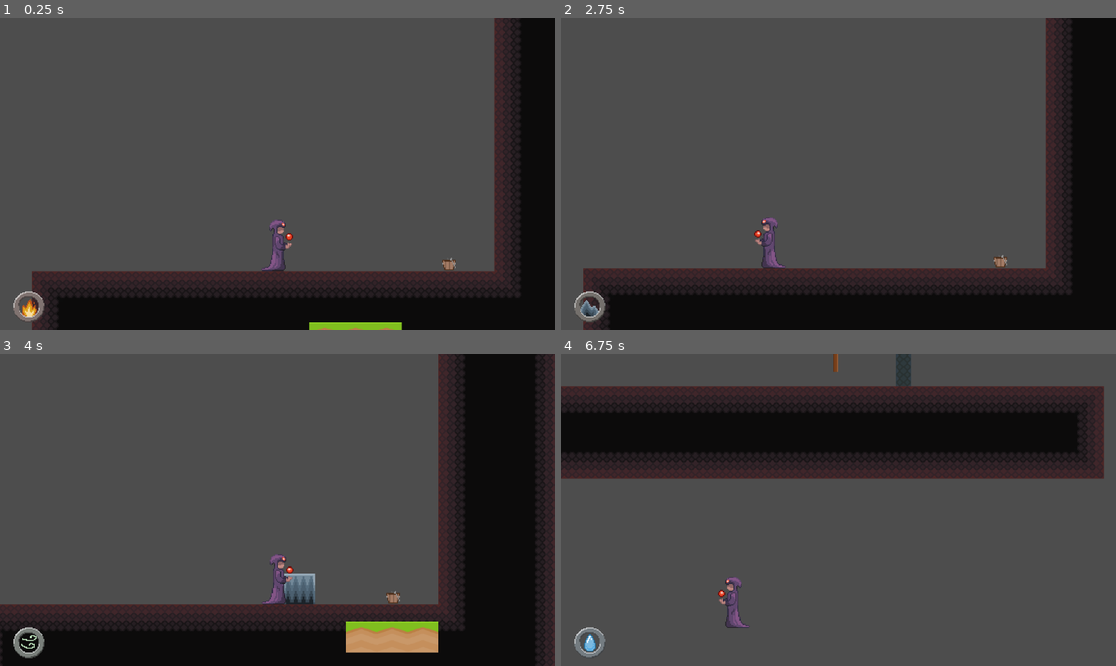
Above: before the commit, frames 1-4 (two rows, left to right).
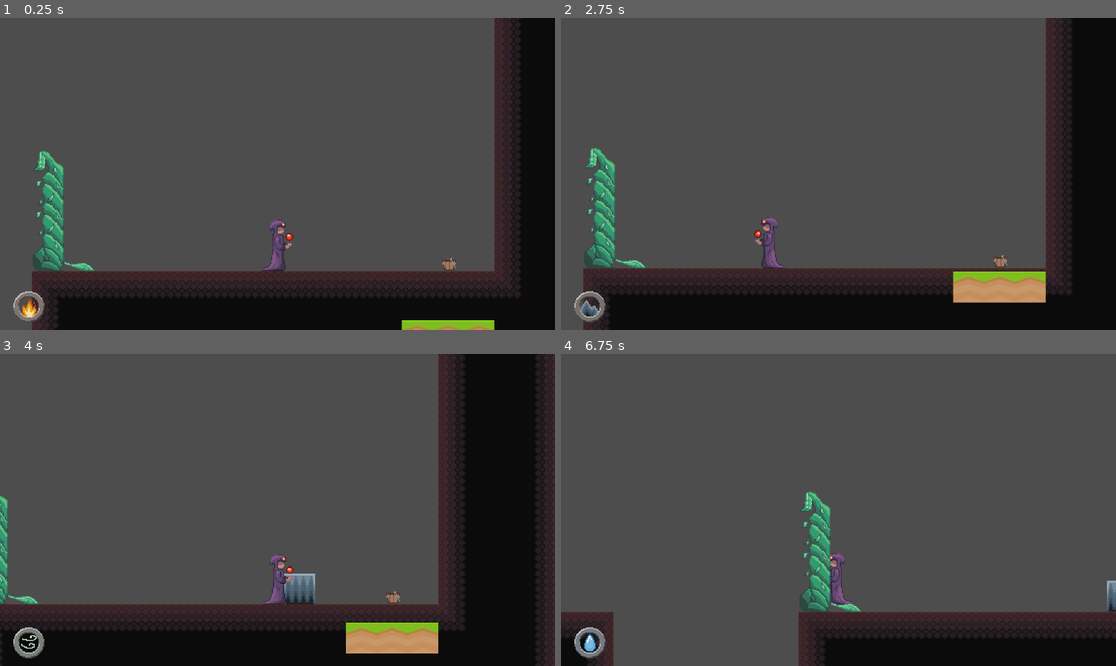
Above: after the commit, the same moments.

Repository: hanseei/superwizquest
Game: Godot game, scene res://Assets/Nodes/Scenes/TestStage.tscn
Two runs of this game, one before a commit and one after it. Both use one fixed random seed, a clock stepped at 60 frames per second and the inputs below.
Inputs:
- Up to frame 1 (0.25 s): no input
- Up to frame 2 (2.75 s): hold Shift (shift) 0.53-1.28 s; hold D (move_right) 0.53-2.03 s; tap W (move_up) at 0.77, 1.52 s; tap Space (space) at 1.35 s; hold A (move_left) from 2.03 s (still down); hold Shift (shift) from 2.03 s (still down)
- Up to frame 3 (4 s): release A (move_left) at 2.78 s; release Shift (shift) at 2.78 s; hold D (move_right) from 2.78 s (still down); tap Space (space) at 2.85 s; tap W (move_up) at 3.02, 3.77 s; hold Shift (shift) from 3.53 s (still down)
- Up to frame 4 (6.75 s): release D (move_right) at 4.28 s; release Shift (shift) at 4.28 s; hold A (move_left) 4.28-5.03 s; tap Space (space) at 4.35, 5.85 s; tap W (move_up) at 4.52, 6.02 s; hold D (move_right) 5.03-5.78 s; hold Shift (shift) 5.03-5.78 s; hold A (move_left) from 5.78 s (still down); hold Shift (shift) from 6.53 s (still down)

The runs differ from the first frame. In frame 1, 2.5% of the frame differs, in the area x 5-90%, y 42-100%; in frame 2, 3.3%; in frame 3, 0.8%; in frame 4, 43%, in the area x 0-100%, y 0-100%.

Commit message:
Added and implemented plant platform, fixed issue with moving platforms

Diff:
--- a/Assets/Nodes/Actors/Interactables/Scripts/platform.gd
+++ b/Assets/Nodes/Actors/Interactables/Scripts/platform.gd
@@ -7,6 +7,7 @@
 func _ready():
 	for node in pathNodes:
 		$Path2D.get_curve().add_point(node)
+	print($Path2D.get_curve().point_count)
 
 func _process(delta):
 	$Path2D/PathFollow2D.progress_ratio += delta * platformSpeed * 0.01
--- /dev/null
+++ b/Assets/Nodes/Actors/Interactables/Scripts/platformPlant.gd
@@ -0,0 +1,20 @@
+extends Interactable
+
+var lift: bool = false
+var plantSpeed: float = 1.6
+
+func _ready():
+	activateGroups = ["waters"]
+	deactivateGroups = ["fires"]
+	activated.connect(procLift.bind(true))
+	deactivated.connect(procLift.bind(false))
+	super._ready()
+
+func _process(delta):
+	if (lift && $Path2D/PathFollow2D.progress_ratio < 1):
+		$Path2D/PathFollow2D.progress_ratio += delta * plantSpeed
+	elif (!lift && $Path2D/PathFollow2D.progress_ratio > 0):
+		$Path2D/PathFollow2D.progress_ratio -= delta * plantSpeed
+
+func procLift(active:bool):
+	lift = active
--- a/Assets/Nodes/Actors/Interactables/movingPlatform.tscn
+++ b/Assets/Nodes/Actors/Interactables/movingPlatform.tscn
@@ -4,6 +4,7 @@
 [ext_resource type="Script" uid="uid://c3r0hkeg8sqy1" path="res://Assets/Nodes/Actors/Interactables/Scripts/platform.gd" id="2_nsyy1"]
 
 [sub_resource type="Curve2D" id="Curve2D_x876p"]
+resource_local_to_scene = true
 
 [sub_resource type="RectangleShape2D" id="RectangleShape2D_nsyy1"]
 size = Vector2(96, 32)
--- /dev/null
+++ b/Assets/Nodes/Actors/Interactables/plantPlatform.tscn
@@ -0,0 +1,40 @@
+[gd_scene load_steps=5 format=3 uid="uid://ccn3lqdhupwiq"]
+
+[ext_resource type="TileSet" uid="uid://detiiabfx6qhj" path="res://Assets/TilesetResources/plantTileset.tres" id="1_giwb0"]
+[ext_resource type="Script" uid="uid://c41eesjcycbuj" path="res://Assets/Nodes/Actors/Interactables/Scripts/platformPlant.gd" id="1_vap1g"]
+
+[sub_resource type="Curve2D" id="Curve2D_vap1g"]
+_data = {
+"points": PackedVector2Array(0, 0, 0, 0, 0, 0, 0, 0, 0, 0, 0, -96)
+}
+point_count = 2
+
+[sub_resource type="RectangleShape2D" id="RectangleShape2D_vap1g"]
+size = Vector2(34, 126)
+
+[node name="Plantform" type="Area2D"]
+collision_layer = 0
+collision_mask = 8
+script = ExtResource("1_vap1g")
+
+[node name="BasePlant" type="TileMapLayer" parent="."]
+texture_filter = 1
+tile_map_data = PackedByteArray(0, 0, 0, 0, 255, 255, 0, 0, 3, 0, 2, 0, 0, 0, 0, 0, 254, 255, 0, 0, 3, 0, 1, 0, 0, 0, 0, 0, 253, 255, 0, 0, 3, 0, 1, 0, 0, 0, 0, 0, 252, 255, 0, 0, 3, 0, 0, 0, 0, 0)
+tile_set = ExtResource("1_giwb0")
+rendering_quadrant_size = 32
+
+[node name="Path2D" type="Path2D" parent="."]
+curve = SubResource("Curve2D_vap1g")
+
+[node name="PathFollow2D" type="PathFollow2D" parent="Path2D"]
+rotation = -1.5708
+loop = false
+
+[node name="Platform" type="TileMapLayer" parent="Path2D/PathFollow2D"]
+texture_filter = 1
+tile_map_data = PackedByteArray(0, 0, 0, 0, 255, 255, 0, 0, 2, 0, 2, 0, 0, 80)
+tile_set = ExtResource("1_giwb0")
+
+[node name="CollisionShape2D" type="CollisionShape2D" parent="."]
+position = Vector2(16, -63)
+shape = SubResource("RectangleShape2D_vap1g")
--- a/Assets/Nodes/Scenes/TestStage.tscn
+++ b/Assets/Nodes/Scenes/TestStage.tscn
@@ -12,6 +12,7 @@
 [ext_resource type="PackedScene" uid="uid://bovilvnyemh8r" path="res://Assets/Nodes/Actors/Interactables/stone_bucket.tscn" id="10_qe2em"]
 [ext_resource type="PackedScene" uid="uid://mmnaokb7xxf0" path="res://Assets/Nodes/Actors/Interactables/movablePlatform.tscn" id="11_qe2em"]
 [ext_resource type="PackedScene" uid="uid://dp1slpa606d67" path="res://Assets/Nodes/Actors/NPCs/basic_enemy.tscn" id="12_quyxq"]
+[ext_resource type="PackedScene" uid="uid://ccn3lqdhupwiq" path="res://Assets/Nodes/Actors/Interactables/plantPlatform.tscn" id="13_2nbnf"]
 
 [sub_resource type="RectangleShape2D" id="RectangleShape2D_vwov1"]
 size = Vector2(7717, 43)
@@ -137,6 +138,10 @@
 position = Vector2(1248, -464)
 pathNodes = Array[Vector2]([Vector2(0, 0), Vector2(0, 80)])
 
+[node name="Plantform" parent="." instance=ExtResource("13_2nbnf")]
+position = Vector2(897, -464)
+scale = Vector2(-1, 1)
+
 [connection signal="body_entered" from="Killzone" to="Killzone" method="_on_body_entered"]
 
 [editable path="Door2"]
--- /dev/null
+++ b/Assets/TilesetResources/plantPhysics.tres
@@ -0,0 +1,3 @@
+[gd_resource type="PhysicsMaterial" format=3 uid="uid://6kirkwtt3lsy"]
+
+[resource]
--- /dev/null
+++ b/Assets/TilesetResources/plantTileset.tres
@@ -0,0 +1,29 @@
+[gd_resource type="TileSet" load_steps=4 format=3 uid="uid://detiiabfx6qhj"]
+
+[ext_resource type="Texture2D" uid="uid://dgewwf13o8nhn" path="res://Assets/Images/Spritesheets/platform-plant-spritesheet.png" id="1_7y3cr"]
+[ext_resource type="PhysicsMaterial" uid="uid://6kirkwtt3lsy" path="res://Assets/TilesetResources/plantPhysics.tres" id="1_ut3kl"]
+
+[sub_resource type="TileSetAtlasSource" id="TileSetAtlasSource_ut3kl"]
+texture = ExtResource("1_7y3cr")
+texture_region_size = Vector2i(32, 32)
+0:1/0 = 0
+0:1/0/physics_layer_0/polygon_0/points = PackedVector2Array(-8, 8, 16, 8, 16, 16, -16, 16)
+1:1/0 = 0
+1:1/0/physics_layer_0/polygon_0/points = PackedVector2Array(-16, 8, 16, 8, 16, 16, -16, 16)
+2:1/0 = 0
+2:1/0/physics_layer_0/polygon_0/points = PackedVector2Array(-16, 8, 16, 8, 16, 8, -16, 16)
+3:1/0 = 0
+3:1/0/physics_layer_0/polygon_0/points = PackedVector2Array(-16, -16, 4, -16, 4, 16, -16, 16, -16, 16)
+2:2/0 = 0
+2:2/0/physics_layer_0/polygon_0/points = PackedVector2Array(-8, 8, 16, 8, -8, 16, -16, 16)
+3:2/0 = 0
+3:2/0/physics_layer_0/polygon_0/points = PackedVector2Array(8, -8, 16, 0, 16, 12, 12, 16, -16, 16, -16, 16, -16, -16, 4, -16)
+3:0/0 = 0
+3:0/0/physics_layer_0/polygon_0/points = PackedVector2Array(0, -12, 8, -12, 16, 8, 4, 16, -16, 16, -16, 16, -16, 4)
+
+[resource]
+tile_size = Vector2i(32, 32)
+physics_layer_0/collision_layer = 16
+physics_layer_0/collision_mask = 14
+physics_layer_0/physics_material = ExtResource("1_ut3kl")
+sources/0 = SubResource("TileSetAtlasSource_ut3kl")
Binary file added: Assets/Images/Spritesheets/platform-plant-spritesheet.png
Not shown, added: Assets/Images/Spritesheets/platform-plant-spritesheet.png.import
Not shown, added: Assets/Nodes/Actors/Interactables/Scripts/platformPlant.gd.uid
Not shown: 1 places in Assets/Nodes/Scenes/TestStage.tscn that only renumber resources
